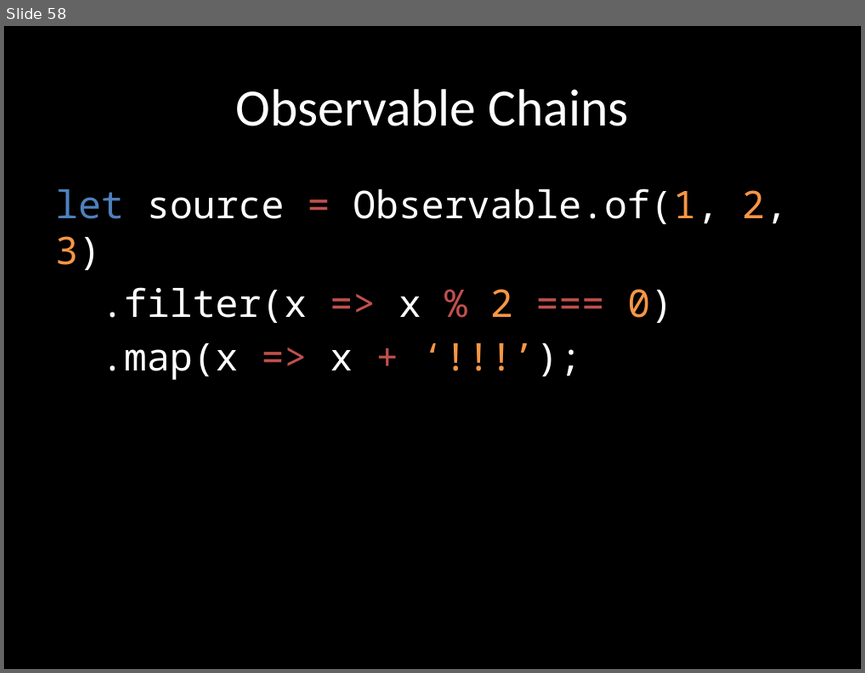
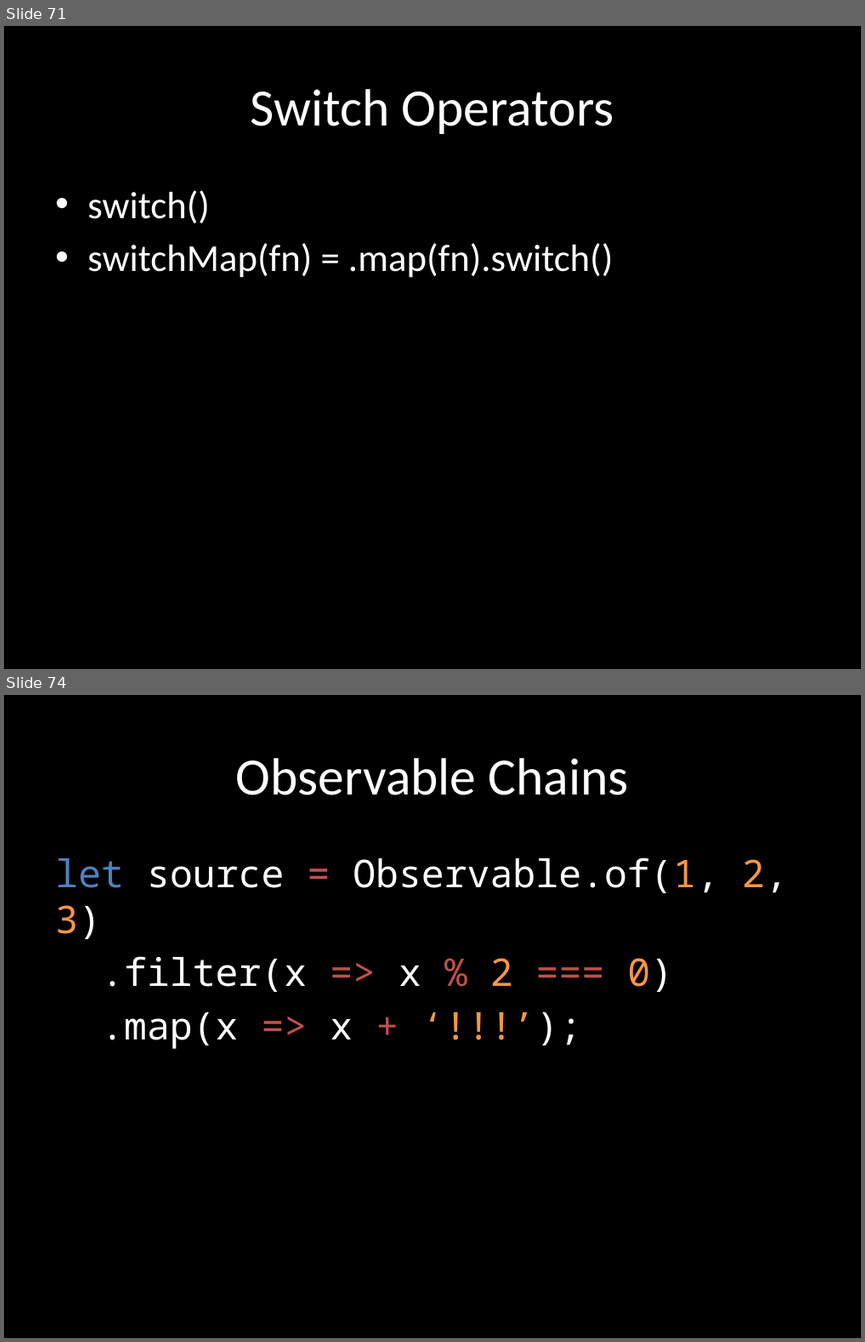
Before and after one commit to benlesh/rxjs-workshop-angular, a slide deck: rxjs-workshop.pptx. Shown one above the other, each under a label of ours: slide 58 before the commit, slides 71 and 74 after it; the slides between them are not shown. The pictures are 865x673 and 865x1342 pixels, drawn with LibreOffice and Linux fonts; fonts in the diff are those of the drawing. Boxes give left, top, right and bottom in pixels: in the first picture for what was removed or moved away, otherwise in the second. Text is boxed around its words. In the diff, an @@ line names an element or a change of style, - is before the commit and + after.

Commit message:
add switch concat and mtch, concat and merge stuffs

```diff
--- a/rxjs-workshop.pptx
+++ b/rxjs-workshop.pptx
@@ slide 71 added at (4, 26, 861, 669), background #000000 @@
@@ title added at (250, 89, 614, 134), 44 pt, text #FFFFFF @@
+Switch Operators
@@ text added at (87, 190, 613, 278), 32 pt, text #FFFFFF @@
+• switch()
+• switchMap(fn) = .map(fn).switch()
@@ what was slide 58 is now slide 74 @@
```
Also in this commit, not shown: 15 other slides added, 13 other files.
